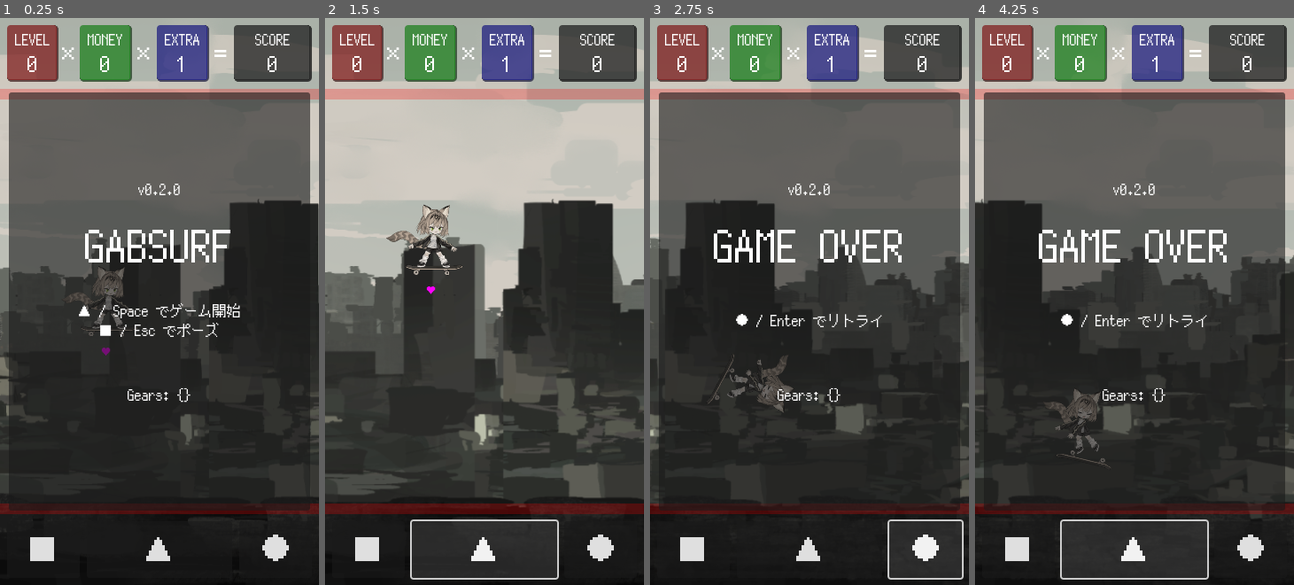
Above: before the commit, frames 1-4 (left to right).
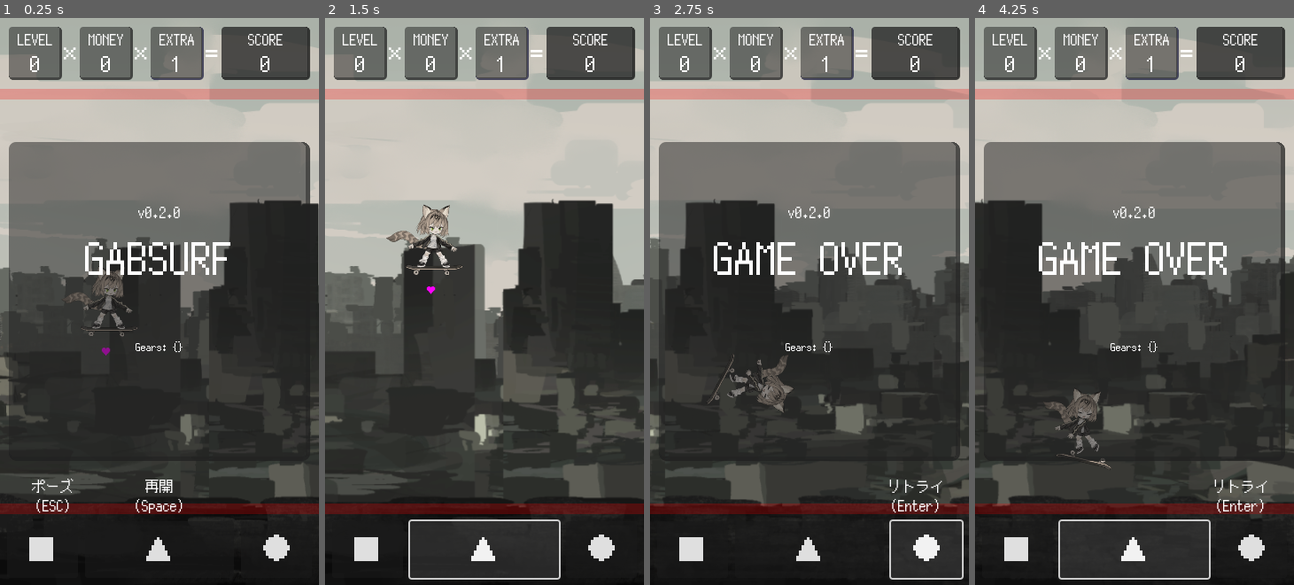
Above: after the commit, the same moments.

Repository: kamikoloss/gabsurf
Game: Godot game, scene res://scenes/main.tscn
The game is run twice, just before and just after one commit, with the same random seed, the same clock (stepped at 60 frames per second) and the same inputs. Sound files missing from this copy of the repository are replaced by a short silence.
Inputs:
- Up to frame 1 (0.25 s): no input
- Up to frame 2 (1.5 s): click "■" at 0.5 s; click "▲" at 1.25 s
- Up to frame 3 (2.75 s): click "●" at 2 s
- Up to frame 4 (4.25 s): click "■" at 2.75 s; click "▲" at 3.5 s

The runs differ from the first frame. In frame 1, 20% of the frame differs, in the area x 2-98%, y 1-96%; in frame 2, 6.2%; in frame 3, 19%; in frame 4, 20%, in the area x 2-98%, y 1-100%.

Commit message:
UI を更新した

Diff:
--- a/scenes/gear.gd
+++ b/scenes/gear.gd
@@ -28,7 +28,6 @@
 	preload("res://images/item11.png"),
 	preload("res://images/item12.png"),
 ]
-
 
 # ギアの情報
 # "c": コスト, "m": 最大何個買えるか (0 は制限なし), "i": ITEM_SPRITES の index,
--- a/scenes/main.tscn
+++ b/scenes/main.tscn
@@ -16,27 +16,27 @@
 [ext_resource type="AudioStream" uid="uid://f848jtf71m04" path="res://sounds/Cassette_Tape_Dream_2.mp3" id="14_fbbs1"]
 
 [sub_resource type="StyleBoxFlat" id="StyleBoxFlat_iejyb"]
-bg_color = Color(0.501961, 0.12549, 0.12549, 0.752941)
+bg_color = Color(0.12549, 0.12549, 0.12549, 0.501961)
 border_width_right = 2
 border_width_bottom = 2
-border_color = Color(0.25098, 0.12549, 0.12549, 0.752941)
+border_color = Color(0.12549, 0.12549, 0.12549, 0.752941)
 corner_radius_top_left = 4
 corner_radius_top_right = 4
 corner_radius_bottom_right = 4
 corner_radius_bottom_left = 4
 
 [sub_resource type="StyleBoxFlat" id="StyleBoxFlat_d4xxw"]
-bg_color = Color(0.12549, 0.501961, 0.12549, 0.752941)
+bg_color = Color(0.12549, 0.12549, 0.12549, 0.501961)
 border_width_right = 2
 border_width_bottom = 2
-border_color = Color(0.12549, 0.25098, 0.12549, 0.752941)
+border_color = Color(0.12549, 0.12549, 0.12549, 0.752941)
 corner_radius_top_left = 4
 corner_radius_top_right = 4
 corner_radius_bottom_right = 4
 corner_radius_bottom_left = 4
 
 [sub_resource type="StyleBoxFlat" id="StyleBoxFlat_dan31"]
-bg_color = Color(0.12549, 0.12549, 0.501961, 0.752941)
+bg_color = Color(0.12549, 0.12549, 0.12549, 0.501961)
 border_width_right = 2
 border_width_bottom = 2
 border_color = Color(0.12549, 0.12549, 0.25098, 0.752941)
@@ -54,6 +54,16 @@
 corner_radius_top_right = 4
 corner_radius_bottom_right = 4
 corner_radius_bottom_left = 4
+
+[sub_resource type="StyleBoxFlat" id="StyleBoxFlat_mb1rg"]
+bg_color = Color(0.12549, 0.12549, 0.12549, 0.501961)
+border_width_right = 4
+border_width_bottom = 4
+border_color = Color(0.12549, 0.12549, 0.12549, 0.752941)
+corner_radius_top_left = 8
+corner_radius_top_right = 8
+corner_radius_bottom_right = 8
+corner_radius_bottom_left = 8
 
 [sub_resource type="SpriteFrames" id="SpriteFrames_5tnh0"]
 animations = [{
@@ -109,28 +119,21 @@
 
 [node name="CanvasLayer" type="CanvasLayer" parent="UI"]
 
-[node name="Layout" type="VBoxContainer" parent="UI/CanvasLayer"]
-custom_minimum_size = Vector2(360, 640)
-offset_right = 360.0
-offset_bottom = 640.0
-
-[node name="Header" type="MarginContainer" parent="UI/CanvasLayer/Layout"]
-custom_minimum_size = Vector2(0, 80)
-layout_mode = 2
-theme_override_constants/margin_left = 8
-theme_override_constants/margin_top = 8
-theme_override_constants/margin_right = 8
-theme_override_constants/margin_bottom = 8
-
-[node name="VBoxContainer" type="HBoxContainer" parent="UI/CanvasLayer/Layout/Header"]
-layout_mode = 2
-
-[node name="Level" type="Panel" parent="UI/CanvasLayer/Layout/Header/VBoxContainer"]
-layout_mode = 2
+[node name="Header" type="Control" parent="UI/CanvasLayer"]
+layout_mode = 3
+anchors_preset = 0
+
+[node name="Level" type="Panel" parent="UI/CanvasLayer/Header"]
+custom_minimum_size = Vector2(60, 60)
+layout_mode = 2
+offset_left = 10.0
+offset_top = 10.0
+offset_right = 70.0
+offset_bottom = 70.0
 size_flags_horizontal = 3
 theme_override_styles/panel = SubResource("StyleBoxFlat_iejyb")
 
-[node name="VBoxContainer" type="VBoxContainer" parent="UI/CanvasLayer/Layout/Header/VBoxContainer/Level"]
+[node name="VBoxContainer" type="VBoxContainer" parent="UI/CanvasLayer/Header/Level"]
 layout_mode = 1
 anchors_preset = 14
 anchor_top = 0.5
@@ -141,7 +144,7 @@
 grow_horizontal = 2
 grow_vertical = 2
 
-[node name="Label" type="Label" parent="UI/CanvasLayer/Layout/Header/VBoxContainer/Level/VBoxContainer"]
+[node name="Label" type="Label" parent="UI/CanvasLayer/Header/Level/VBoxContainer"]
 layout_mode = 2
 theme_override_fonts/font = ExtResource("1_vc8gg")
 theme_override_font_sizes/font_size = 16
@@ -149,7 +152,7 @@
 horizontal_alignment = 1
 vertical_alignment = 1
 
-[node name="Label2" type="Label" parent="UI/CanvasLayer/Layout/Header/VBoxContainer/Level/VBoxContainer"]
+[node name="Label2" type="Label" parent="UI/CanvasLayer/Header/Level/VBoxContainer"]
 layout_mode = 2
 size_flags_stretch_ratio = 2.0
 theme_override_fonts/font = ExtResource("1_vc8gg")
@@ -158,19 +161,30 @@
 horizontal_alignment = 1
 vertical_alignment = 1
 
-[node name="X1" type="Label" parent="UI/CanvasLayer/Layout/Header/VBoxContainer"]
-layout_mode = 2
+[node name="X1" type="Label" parent="UI/CanvasLayer/Header"]
+custom_minimum_size = Vector2(20, 60)
+layout_mode = 0
+offset_left = 70.0
+offset_top = 10.0
+offset_right = 90.0
+offset_bottom = 70.0
 theme_override_fonts/font = ExtResource("1_vc8gg")
 theme_override_font_sizes/font_size = 32
 text = "×"
 horizontal_alignment = 1
-
-[node name="Money" type="Panel" parent="UI/CanvasLayer/Layout/Header/VBoxContainer"]
-layout_mode = 2
+vertical_alignment = 1
+
+[node name="Money" type="Panel" parent="UI/CanvasLayer/Header"]
+custom_minimum_size = Vector2(60, 60)
+layout_mode = 0
+offset_left = 90.0
+offset_top = 10.0
+offset_right = 150.0
+offset_bottom = 70.0
 size_flags_horizontal = 3
 theme_override_styles/panel = SubResource("StyleBoxFlat_d4xxw")
 
-[node name="VBoxContainer" type="VBoxContainer" parent="UI/CanvasLayer/Layout/Header/VBoxContainer/Money"]
+[node name="VBoxContainer" type="VBoxContainer" parent="UI/CanvasLayer/Header/Money"]
 layout_mode = 1
 anchors_preset = 14
 anchor_top = 0.5
@@ -181,7 +195,7 @@
 grow_horizontal = 2
 grow_vertical = 2
 
-[node name="Label" type="Label" parent="UI/CanvasLayer/Layout/Header/VBoxContainer/Money/VBoxContainer"]
+[node name="Label" type="Label" parent="UI/CanvasLayer/Header/Money/VBoxContainer"]
 layout_mode = 2
 theme_override_fonts/font = ExtResource("1_vc8gg")
 theme_override_font_sizes/font_size = 16
@@ -189,7 +203,7 @@
 horizontal_alignment = 1
 vertical_alignment = 1
 
-[node name="Label2" type="Label" parent="UI/CanvasLayer/Layout/Header/VBoxContainer/Money/VBoxContainer"]
+[node name="Label2" type="Label" parent="UI/CanvasLayer/Header/Money/VBoxContainer"]
 layout_mode = 2
 size_flags_stretch_ratio = 2.0
 theme_override_fonts/font = ExtResource("1_vc8gg")
@@ -198,20 +212,30 @@
 horizontal_alignment = 1
 vertical_alignment = 1
 
-[node name="X2" type="Label" parent="UI/CanvasLayer/Layout/Header/VBoxContainer"]
-custom_minimum_size = Vector2(20, 0)
-layout_mode = 2
+[node name="X2" type="Label" parent="UI/CanvasLayer/Header"]
+custom_minimum_size = Vector2(20, 60)
+layout_mode = 0
+offset_left = 150.0
+offset_top = 10.0
+offset_right = 170.0
+offset_bottom = 70.0
 theme_override_fonts/font = ExtResource("1_vc8gg")
 theme_override_font_sizes/font_size = 32
 text = "×"
 horizontal_alignment = 1
-
-[node name="Extra" type="Panel" parent="UI/CanvasLayer/Layout/Header/VBoxContainer"]
-layout_mode = 2
+vertical_alignment = 1
+
+[node name="Extra" type="Panel" parent="UI/CanvasLayer/Header"]
+custom_minimum_size = Vector2(60, 60)
+layout_mode = 0
+offset_left = 170.0
+offset_top = 10.0
+offset_right = 230.0
+offset_bottom = 70.0
 size_flags_horizontal = 3
 theme_override_styles/panel = SubResource("StyleBoxFlat_dan31")
 
-[node name="VBoxContainer" type="VBoxContainer" parent="UI/CanvasLayer/Layout/Header/VBoxContainer/Extra"]
+[node name="VBoxContainer" type="VBoxContainer" parent="UI/CanvasLayer/Header/Extra"]
 layout_mode = 1
 anchors_preset = 14
 anchor_top = 0.5
@@ -222,7 +246,7 @@
 grow_horizontal = 2
 grow_vertical = 2
 
-[node name="Label" type="Label" parent="UI/CanvasLayer/Layout/Header/VBoxContainer/Extra/VBoxContainer"]
+[node name="Label" type="Label" parent="UI/CanvasLayer/Header/Extra/VBoxContainer"]
 layout_mode = 2
 theme_override_fonts/font = ExtResource("1_vc8gg")
 theme_override_font_sizes/font_size = 16
@@ -230,7 +254,7 @@
 horizontal_alignment = 1
 vertical_alignment = 1
 
-[node name="Label2" type="Label" parent="UI/CanvasLayer/Layout/Header/VBoxContainer/Extra/VBoxContainer"]
+[node name="Label2" type="Label" parent="UI/CanvasLayer/Header/Extra/VBoxContainer"]
 layout_mode = 2
 size_flags_stretch_ratio = 2.0
 theme_override_fonts/font = ExtResource("1_vc8gg")
@@ -239,21 +263,31 @@
 horizontal_alignment = 1
 vertical_alignment = 1
 
-[node name="X3" type="Label" parent="UI/CanvasLayer/Layout/Header/VBoxContainer"]
-custom_minimum_size = Vector2(20, 0)
-layout_mode = 2
+[node name="=" type="Label" parent="UI/CanvasLayer/Header"]
+custom_minimum_size = Vector2(20, 60)
+layout_mode = 0
+offset_left = 230.0
+offset_top = 10.0
+offset_right = 250.0
+offset_bottom = 70.0
 theme_override_fonts/font = ExtResource("1_vc8gg")
 theme_override_font_sizes/font_size = 32
 text = "="
 horizontal_alignment = 1
-
-[node name="Score" type="Panel" parent="UI/CanvasLayer/Layout/Header/VBoxContainer"]
-layout_mode = 2
+vertical_alignment = 1
+
+[node name="Score" type="Panel" parent="UI/CanvasLayer/Header"]
+custom_minimum_size = Vector2(100, 60)
+layout_mode = 0
+offset_left = 250.0
+offset_top = 10.0
+offset_right = 350.0
+offset_bottom = 70.0
 size_flags_horizontal = 3
 size_flags_stretch_ratio = 1.5
 theme_override_styles/panel = SubResource("StyleBoxFlat_0cm0c")
 
-[node name="VBoxContainer" type="VBoxContainer" parent="UI/CanvasLayer/Layout/Header/VBoxContainer/Score"]
+[node name="VBoxContainer" type="VBoxContainer" parent="UI/CanvasLayer/Header/Score"]
 layout_mode = 1
 anchors_preset = 14
 anchor_top = 0.5
@@ -264,7 +298,7 @@
 grow_horizontal = 2
 grow_vertical = 2
 
-[node name="Label" type="Label" parent="UI/CanvasLayer/Layout/Header/VBoxContainer/Score/VBoxContainer"]
+[node name="Label" type="Label" parent="UI/CanvasLayer/Header/Score/VBoxContainer"]
 layout_mode = 2
 theme_override_fonts/font = ExtResource("1_vc8gg")
 theme_override_font_sizes/font_size = 16
@@ -272,7 +306,7 @@
 horizontal_alignment = 1
 vertical_alignment = 1
 
-[node name="Label2" type="Label" parent="UI/CanvasLayer/Layout/Header/VBoxContainer/Score/VBoxContainer"]
+[node name="Label2" type="Label" parent="UI/CanvasLayer/Header/Score/VBoxContainer"]
 layout_mode = 2
 size_flags_stretch_ratio = 2.0
 theme_override_fonts/font = ExtResource("1_vc8gg")
@@ -281,14 +315,81 @@
 horizontal_alignment = 1
 vertical_alignment = 1
 
+[node name="Footer" type="Control" parent="UI/CanvasLayer"]
+layout_mode = 3
+anchors_preset = 0
+offset_right = 40.0
+offset_bottom = 40.0
+
+[node name="Pause" type="Label" parent="UI/CanvasLayer/Footer"]
+custom_minimum_size = Vector2(120, 60)
+layout_mode = 0
+offset_top = 510.0
+offset_right = 120.0
+offset_bottom = 570.0
+theme_override_fonts/font = ExtResource("1_vc8gg")
+theme_override_font_sizes/font_size = 16
+text = "ポーズ
+(ESC)"
+horizontal_alignment = 1
+vertical_alignment = 1
+
+[node name="Jump" type="Label" parent="UI/CanvasLayer/Footer"]
+custom_minimum_size = Vector2(120, 60)
+offset_left = 120.0
+offset_top = 510.0
+offset_right = 240.0
+offset_bottom = 570.0
+theme_override_fonts/font = ExtResource("1_vc8gg")
+theme_override_font_sizes/font_size = 16
+text = "再開
+(Space)"
+horizontal_alignment = 1
+vertical_alignment = 1
+
+[node name="Retry" type="Label" parent="UI/CanvasLayer/Footer"]
+custom_minimum_size = Vector2(120, 60)
+offset_left = 240.0
+offset_top = 510.0
+offset_right = 360.0
+offset_bottom = 570.0
+theme_override_fonts/font = ExtResource("1_vc8gg")
+theme_override_font_sizes/font_size = 16
+text = "リトライ
+(Enter)"
+horizontal_alignment = 1
+vertical_alignment = 1
+
+[node name="Layout" type="VBoxContainer" parent="UI/CanvasLayer"]
+custom_minimum_size = Vector2(360, 640)
+offset_right = 360.0
+offset_bottom = 640.0
+
+[node name="Header" type="MarginContainer" parent="UI/CanvasLayer/Layout"]
+custom_minimum_size = Vector2(0, 80)
+layout_mode = 2
+theme_override_constants/margin_left = 8
+theme_override_constants/margin_top = 8
+theme_override_constants/margin_right = 8
+theme_override_constants/margin_bottom = 8
+
+[node name="_1" type="MarginContainer" parent="UI/CanvasLayer/Layout"]
+layout_mode = 2
+size_flags_vertical = 3
+theme_override_constants/margin_left = 8
+theme_override_constants/margin_top = 8
+theme_override_constants/margin_right = 8
+theme_override_constants/margin_bottom = 8
+
 [node name="Body" type="MarginContainer" parent="UI/CanvasLayer/Layout"]
-layout_mode = 2
-size_flags_vertical = 3
+custom_minimum_size = Vector2(360, 360)
+layout_mode = 2
 theme_override_constants/margin_left = 10
 theme_override_constants/margin_right = 10
 
 [node name="Panel" type="Panel" parent="UI/CanvasLayer/Layout/Body"]
 layout_mode = 2
+theme_override_styles/panel = SubResource("StyleBoxFlat_mb1rg")
 
 [node name="Labels" type="VBoxContainer" parent="UI/CanvasLayer/Layout/Body/Panel"]
 layout_mode = 1
@@ -300,7 +401,7 @@
 alignment = 1
 
 [node name="Version" type="Label" parent="UI/CanvasLayer/Layout/Body/Panel/Labels"]
-custom_minimum_size = Vector2(0, 40)
+custom_minimum_size = Vector2(0, 32)
 layout_mode = 2
 theme_override_fonts/font = ExtResource("1_vc8gg")
 theme_override_font_sizes/font_size = 16
@@ -309,7 +410,7 @@
 vertical_alignment = 1
 
 [node name="Title" type="Label" parent="UI/CanvasLayer/Layout/Body/Panel/Labels"]
-custom_minimum_size = Vector2(0, 80)
+custom_minimum_size = Vector2(0, 64)
 layout_mode = 2
 theme_override_fonts/font = ExtResource("1_vc8gg")
 theme_override_font_sizes/font_size = 48
@@ -317,43 +418,39 @@
 horizontal_alignment = 1
 vertical_alignment = 1
 
-[node name="Description" type="Label" parent="UI/CanvasLayer/Layout/Body/Panel/Labels"]
-custom_minimum_size = Vector2(0, 80)
-layout_mode = 2
-theme_override_fonts/font = ExtResource("1_vc8gg")
-theme_override_font_sizes/font_size = 16
-text = "Description
-Description
-Description"
-horizontal_alignment = 1
-vertical_alignment = 1
-
 [node name="Gears" type="Label" parent="UI/CanvasLayer/Layout/Body/Panel/Labels"]
-custom_minimum_size = Vector2(0, 80)
-layout_mode = 2
-theme_override_fonts/font = ExtResource("1_vc8gg")
-theme_override_font_sizes/font_size = 16
-text = "Gears: {AAAA,BBBB,CCCC}"
+custom_minimum_size = Vector2(0, 128)
+layout_mode = 2
+theme_override_fonts/font = ExtResource("1_vc8gg")
+theme_override_font_sizes/font_size = 12
+text = "Gears: {アイテムサンプル1,アイテムサンプル2,アイテムサンプル3,アイテムサンプル4,アイテムサンプル5,アイテムサンプル6,アイテムサンプル7,アイテムサンプル8,アイテムサンプル9,アイテムサンプル10,アイテムサンプル11,アイテムサンプル12,アイテムサンプル13,アイテムサンプル14,アイテムサンプル15,アイテムサンプル16,}"
 horizontal_alignment = 1
 vertical_alignment = 1
 autowrap_mode = 3
 
-[node name="Footer" type="MarginContainer" parent="UI/CanvasLayer/Layout"]
-custom_minimum_size = Vector2(0, 80)
-layout_mode = 2
+[node name="_2" type="MarginContainer" parent="UI/CanvasLayer/Layout"]
+layout_mode = 2
+size_flags_vertical = 3
 theme_override_constants/margin_left = 8
 theme_override_constants/margin_top = 8
 theme_override_constants/margin_right = 8
 theme_override_constants/margin_bottom = 8
 
+[node name="Footer" type="MarginContainer" parent="UI/CanvasLayer/Layout"]
+custom_minimum_size = Vector2(0, 80)
+layout_mode = 2
+theme_override_constants/margin_left = 8
+theme_override_constants/margin_top = 8
+theme_override_constants/margin_right = 8
+theme_override_constants/margin_bottom = 8
+
 [node name="Buttons" type="HBoxContainer" parent="UI/CanvasLayer/Layout/Footer"]
 layout_mode = 2
 theme_override_constants/separation = 8
 
 [node name="Pause" type="Button" parent="UI/CanvasLayer/Layout/Footer/Buttons"]
-layout_mode = 2
-size_flags_horizontal = 3
-size_flags_vertical = 3
+custom_minimum_size = Vector2(80, 0)
+layout_mode = 2
 theme_override_fonts/font = ExtResource("1_vc8gg")
 theme_override_font_sizes/font_size = 36
 text = "■"
@@ -361,16 +458,13 @@
 [node name="Jump" type="Button" parent="UI/CanvasLayer/Layout/Footer/Buttons"]
 layout_mode = 2
 size_flags_horizontal = 3
-size_flags_vertical = 3
-size_flags_stretch_ratio = 2.0
 theme_override_fonts/font = ExtResource("1_vc8gg")
 theme_override_font_sizes/font_size = 36
 text = "▲"
 
 [node name="Retry" type="Button" parent="UI/CanvasLayer/Layout/Footer/Buttons"]
-layout_mode = 2
-size_flags_horizontal = 3
-size_flags_vertical = 3
+custom_minimum_size = Vector2(80, 0)
+layout_mode = 2
 theme_override_fonts/font = ExtResource("1_vc8gg")
 theme_override_font_sizes/font_size = 36
 text = "●"
--- a/scenes/ui.gd
+++ b/scenes/ui.gd
@@ -2,14 +2,16 @@
 
 
 # Nodes
+@onready var _label_level = $CanvasLayer/Header/Level/VBoxContainer/Label2
+@onready var _label_money = $CanvasLayer/Header/Money/VBoxContainer/Label2
+@onready var _label_extra = $CanvasLayer/Header/Extra/VBoxContainer/Label2
+@onready var _label_score = $CanvasLayer/Header/Score/VBoxContainer/Label2
 @onready var _panel_body = $CanvasLayer/Layout/Body/Panel
 @onready var _label_title = $CanvasLayer/Layout/Body/Panel/Labels/Title
-@onready var _label_description = $CanvasLayer/Layout/Body/Panel/Labels/Description
-@onready var _label_gears = $CanvasLayer/Layout/Body/Panel/Labels/Gears
-@onready var _label_level = $CanvasLayer/Layout/Header/VBoxContainer/Level/VBoxContainer/Label2
-@onready var _label_money = $CanvasLayer/Layout/Header/VBoxContainer/Money/VBoxContainer/Label2
-@onready var _label_extra = $CanvasLayer/Layout/Header/VBoxContainer/Extra/VBoxContainer/Label2
-@onready var _label_score = $CanvasLayer/Layout/Header/VBoxContainer/Score/VBoxContainer/Label2
+@onready var _label_gears = $CanvasLayer/Layout/Body/Panel/Labels/Gears # Debug
+@onready var _footer_pause = $CanvasLayer/Footer/Pause
+@onready var _footer_jump = $CanvasLayer/Footer/Jump
+@onready var _footer_retry = $CanvasLayer/Footer/Retry
 
 
 # Constants
@@ -55,6 +57,9 @@
 	var states = [Global.State.TITLE, Global.State.PAUSED]
 	if states.has(Global.state):
 		_panel_body.visible = false
+		_footer_pause.visible = false
+		_footer_jump.visible = false
+		_footer_retry.visible = false
 
 	Global.ui_jumped.emit()
 
@@ -64,7 +69,9 @@
 	if Global.state == Global.State.ACTIVE:
 		_panel_body.visible = true
 		_label_title.text = "PAUSED"
-		_label_description.text = "▲ / Space でゲーム再開\n● / Enter でリトライ"
+		_footer_pause.visible = false
+		_footer_jump.visible = true
+		_footer_retry.visible = true
 		_refresh_label_gear()
 
 	Global.ui_paused.emit()
@@ -77,14 +84,18 @@
 func _on_game_initialized():
 	_panel_body.visible = true
 	_label_title.text = "GABSURF"
-	_label_description.text = "▲ / Space でゲーム開始\n■ / Esc でポーズ"
+	_footer_pause.visible = true
+	_footer_jump.visible = true
+	_footer_retry.visible = false
 	_refresh_label_gear()
 
 
 func _on_game_ended():
 	_panel_body.visible = true
 	_label_title.text = "GAME OVER"
-	_label_description.text = "● / Enter でリトライ"
+	_footer_pause.visible = false
+	_footer_jump.visible = false
+	_footer_retry.visible = true
 	_refresh_label_gear()
 
 
Not shown: 1 places in scenes/main.tscn that only renumber resources
